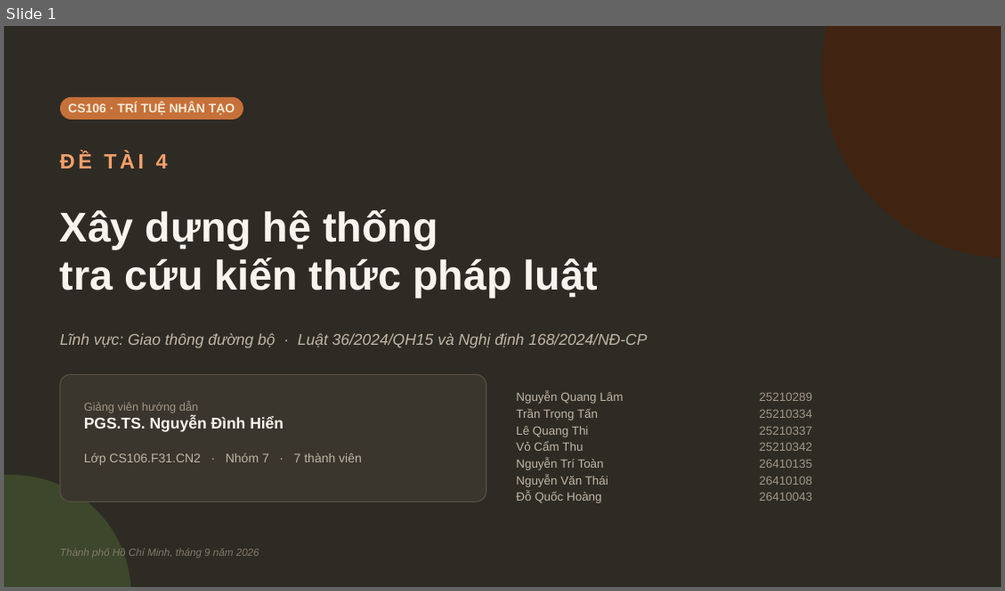
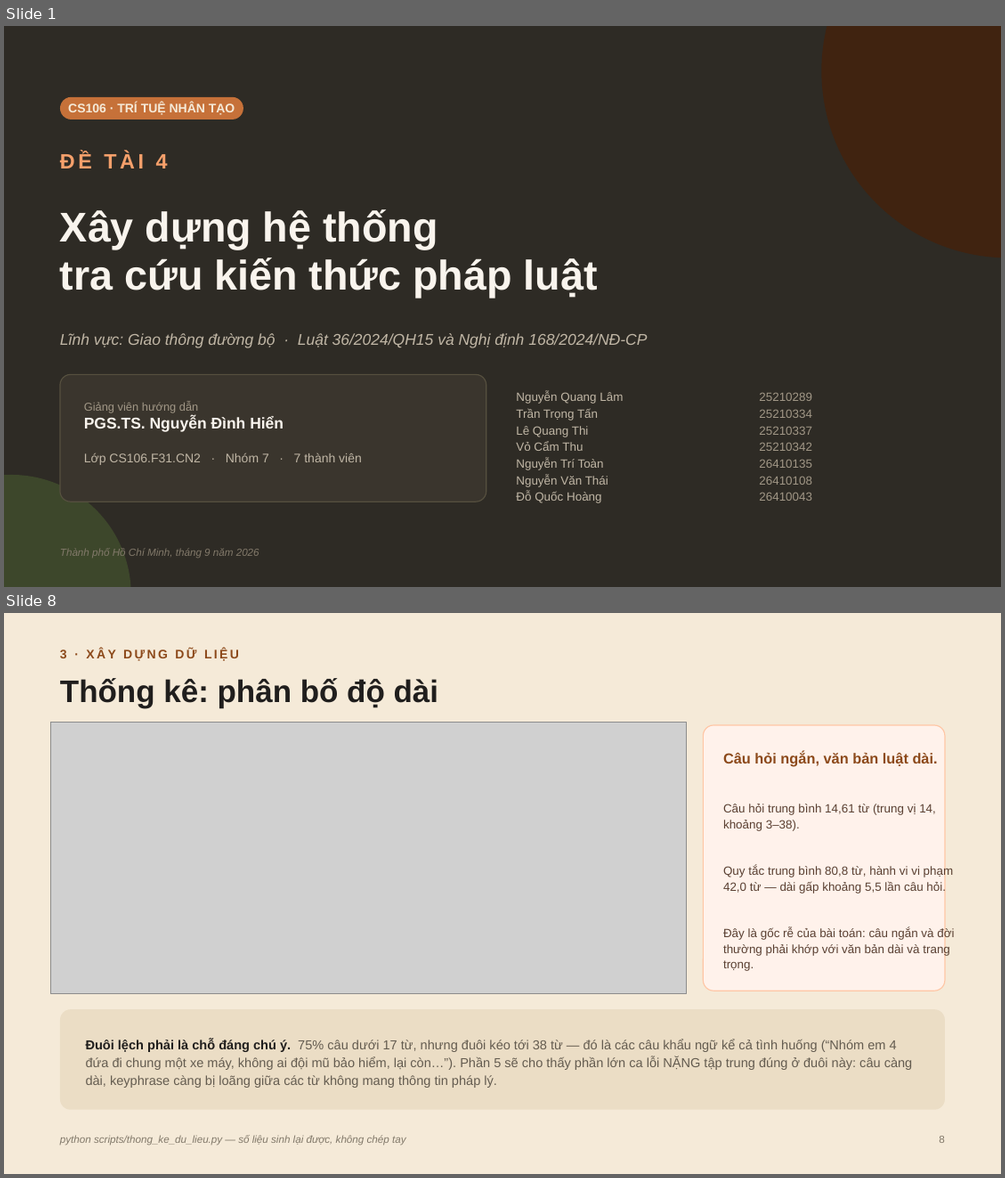
Before and after one commit to minhdang900/uit-traffic-law-lookup-system, a slide deck: docs/Slide_Nhom7_CS106.pptx. Shown one above the other, each under a label of ours: slide 1 before the commit, slides 1 and 8 after it; the slides between them are not shown. The pictures are 1005x591 and 1005x1178 pixels, drawn with LibreOffice and Linux fonts; fonts in the diff are those of the drawing; grey boxes stand for pictures. Boxes give left, top, right and bottom in pixels: in the first picture for what was removed or moved away, otherwise in the second. Text is boxed around its words. In the diff, an @@ line names an element or a change of style, - is before the commit and + after.

Commit message:
feat: phan tich loi sau, thong ke du lieu va bao cao Word sinh lai
- eval/phan_tich_loi.py: ghi hang dap an chuan, quy 31 ca chua toi uu ve
  6 nguyen nhan goc L1-L6 (15 ca khoang trong tu vung).
- scripts/thong_ke_du_lieu.py: bieu do phan bo do dai, nhan, chu de va
  phan tich loi (hinh 3-6).
- scripts/xuat_pdf.py: xuat .docx/.pptx ra PDF qua LibreOffice co cap nhat
  muc luc.
- Bao cao Word va slide sinh lai theo so lieu moi; dong goi nop bai kem
  cac tep ket qua va bo sinh moi.

```diff
--- a/docs/Slide_Nhom7_CS106.pptx
+++ b/docs/Slide_Nhom7_CS106.pptx
@@ slide 8 added at <box>4,613,1001,1174</box>, background #F5EAD8 @@
@@ text added at <box>60,649,239,661</box>, 12 pt, text #8C491A, bold @@
+3 · XÂY DỰNG DỮ LIỆU
@@ text added at <box>60,678,438,708</box>, 30 pt, text #201E1D, bold @@
+Thống kê: phân bố độ dài
@@ picture added at <box>50,722,686,994</box> @@
@@ rounded rectangle added at <box>704,725,945,990</box>, fill #FFF2EB, outline #FFC6A5 1 pt @@
@@ text added at <box>723,752,954,971</box>, 11.5 pt, text #5A4032 @@
+Câu hỏi ngắn, văn bản luật dài.
+Câu hỏi trung bình 14,61 từ (trung vị 14, khoảng 3–38).
+Quy tắc trung bình 80,8 từ, hành vi vi phạm 42,0 từ — dài gấp khoảng 5,5 lần câu hỏi.
+Đây là gốc rễ của bài toán: câu ngắn và đời thường phải khớp với văn bản dài và trang trọng.
@@ rounded rectangle added at <box>60,1009,945,1110</box>, fill #EBDDC5 @@
@@ text added at <box>86,1038,913,1087</box>, 12.5 pt, text #645C50 @@
+Đuôi lệch phải là chỗ đáng chú ý. 75% câu dưới 17 từ, nhưng đuôi kéo tới 38 từ — đó là các câu khẩu ngữ kể cả tình huống (“Nhóm em 4 đứa đi chung một xe máy, không ai đội mũ bảo hiểm, lại còn…”). Phần 5 sẽ cho thấy phần lớn ca lỗi NẶNG tập trung đúng ở đuôi này: câu càng dài, keyphrase càng bị loãng giữa các từ không mang thông tin pháp lý.
@@ text added at <box>60,1135,406,1145</box>, 10 pt, text #82796A, italic @@
+python scripts/thong_ke_du_lieu.py — số liệu sinh lại được, không chép tay
@@ text added at <box>938,1135,944,1143</box>, 10 pt, text #82796A @@
+8
```
Also in this commit, not shown: 10 slides changed, 9 other slides added, 17 other files.
